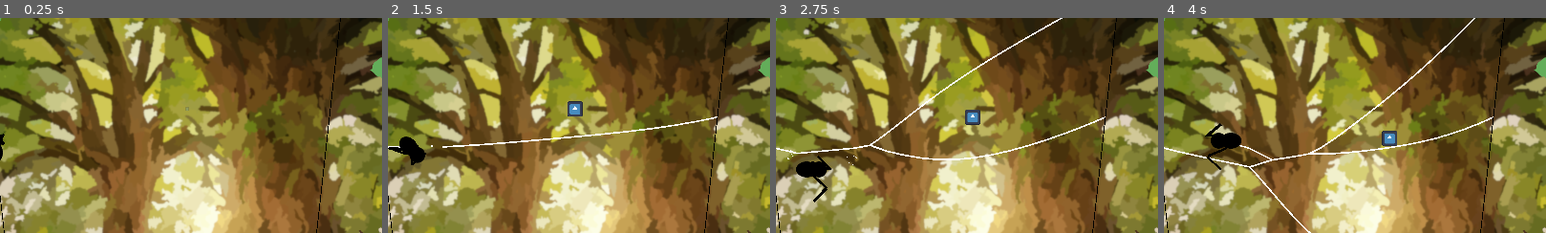
Above: before the commit, frames 1-4 (left to right).
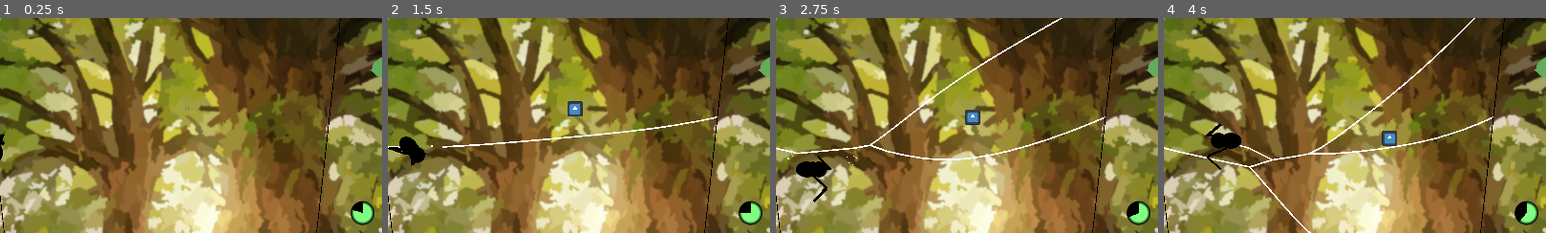
Above: after the commit, the same moments.

Repository: InRe-Dan/ld56
Game: Godot game, scene res://world/world.tscn
Same seed, same stepped clock (60 frames per second), same inputs: the game is played once before the commit and once after it. The engine's default icon, where the game draws it, is replaced by a stand-in: a white triangle on a blue panel in a dark square.
Inputs (mouse positions are % of the whole screen's width and height, from its top left):
- Up to frame 1 (0.25 s): no input
- Up to frame 2 (1.5 s): tap Enter at 0.5 s; move the mouse to (72, 45) at 0.52 s; press the mouse at (72, 45) at 0.53 s; hold D (move_right) 0.53-1.28 s; move the mouse to (30, 55) at 1.27 s; release the mouse at (30, 55) at 1.28 s; hold S (move_down) from 1.28 s (still down); right-click (30, 55) at 1.35 s
- Up to frame 3 (2.75 s): click (30, 55) at 1.55 s; move the mouse to (60, 28) at 2.02 s; release S (move_down) at 2.03 s; press the mouse at (60, 28) at 2.03 s; hold D (move_right) from 2.03 s (still down)
- Up to frame 4 (4 s): move the mouse to (45, 70) at 2.77 s; release D (move_right) at 2.78 s; release the mouse at (45, 70) at 2.78 s; hold W (move_up) 2.78-3.53 s; click (45, 70) at 2.85 s; move the mouse to (80, 65) at 3.52 s; hold A (move_left) from 3.53 s (still down); hold Right mouse button (destroy_web) from 3.53 s (still down); click (80, 65) at 3.8 s
The pictures show only the part of the screen within x 29-79%, y 23-73%; the shares and areas given below are measured in that part.

The runs differ from the first frame. In frame 1, 0.6% of the frame differs, in the area x 91-98%, y 84-97%; in frame 2, 0.6%; in frame 3, 0.6%; in frame 4, 0.6%.

Commit message:
Energy economy

Diff:
--- a/insects/fly.gd
+++ b/insects/fly.gd
@@ -3,6 +3,7 @@
 @export var spin_speed : float = 0.4
 @export var acceleration : float = 40
 @export var max_speed : float = 100
+@export var energy_gain : float = 10
 
 var spawning : bool = true
 var velocity : Vector2
--- /dev/null
+++ b/menus/game_ui.gd
@@ -0,0 +1,13 @@
+@icon("res://assets/editor_icons/control/icon_event.png")
+extends Control
+
+@onready var spider : Spider = get_tree().get_first_node_in_group("spider")
+
+# Called when the node enters the scene tree for the first time.
+func _ready() -> void:
+	pass # Replace with function body.
+
+
+# Called every frame. 'delta' is the elapsed time since the previous frame.
+func _process(delta: float) -> void:
+	$TextureProgressBar.value = spider.energy
--- /dev/null
+++ b/menus/game_ui.tscn
@@ -0,0 +1,54 @@
+[gd_scene load_steps=9 format=3 uid="uid://523036m0xuf1"]
+
+[ext_resource type="Theme" uid="uid://cutyu3701iivq" path="res://resources/theme/purple.tres" id="1_eq5wu"]
+[ext_resource type="Script" path="res://menus/game_ui.gd" id="1_i8rq3"]
+
+[sub_resource type="Gradient" id="Gradient_uqv8m"]
+offsets = PackedFloat32Array(0, 0.645161, 0.680645)
+colors = PackedColorArray(0, 0, 0, 1, 0, 0, 0, 1, 0, 0, 0, 0)
+
+[sub_resource type="GradientTexture2D" id="GradientTexture2D_vif3w"]
+gradient = SubResource("Gradient_uqv8m")
+fill = 1
+fill_from = Vector2(0.5, 0.5)
+
+[sub_resource type="Gradient" id="Gradient_rjkvd"]
+offsets = PackedFloat32Array(0.483871, 0.645161, 0.680645)
+colors = PackedColorArray(0, 0, 0, 0, 0, 0, 0, 1, 0, 0, 0, 0)
+
+[sub_resource type="GradientTexture2D" id="GradientTexture2D_t8y6r"]
+gradient = SubResource("Gradient_rjkvd")
+fill = 1
+fill_from = Vector2(0.5, 0.5)
+
+[sub_resource type="Gradient" id="Gradient_6q31q"]
+offsets = PackedFloat32Array(0.645161, 0.680645)
+colors = PackedColorArray(0.5, 1, 0.5, 1, 0, 0, 0, 0)
+
+[sub_resource type="GradientTexture2D" id="GradientTexture2D_37tsx"]
+gradient = SubResource("Gradient_6q31q")
+fill = 1
+fill_from = Vector2(0.5, 0.5)
+
+[node name="GameUI" type="Control"]
+layout_mode = 3
+anchors_preset = 15
+anchor_right = 1.0
+anchor_bottom = 1.0
+grow_horizontal = 2
+grow_vertical = 2
+mouse_filter = 1
+theme = ExtResource("1_eq5wu")
+script = ExtResource("1_i8rq3")
+
+[node name="TextureProgressBar" type="TextureProgressBar" parent="."]
+layout_mode = 0
+offset_left = 1436.0
+offset_top = 705.0
+offset_right = 1500.0
+offset_bottom = 769.0
+step = 0.0
+fill_mode = 4
+texture_under = SubResource("GradientTexture2D_vif3w")
+texture_over = SubResource("GradientTexture2D_t8y6r")
+texture_progress = SubResource("GradientTexture2D_37tsx")
--- a/project.godot
+++ b/project.godot
@@ -46,6 +46,7 @@
 [global_group]
 
 web_factory=""
+spider="Player Character"
 
 [input]
 
--- a/spider/spider.gd
+++ b/spider/spider.gd
@@ -1,4 +1,14 @@
 class_name Spider extends RigidBody2D
+
+@export var energy_cap = 100
+@export var enery_drain_per_second = 0.5
+@export var web_cost = 3
+@onready var energy = energy_cap * 0.8:
+	set(x):
+		energy = clamp(x, 0, energy_cap)
+		if energy == 0:
+			# TODO
+			print("GAME OVER!!!")
 
 const damping: float = 4.0
 
@@ -36,6 +46,7 @@
 
 ## Called every physics frame
 func _physics_process(delta: float) -> void:
+	energy -= delta
 	# Get input vector
 	var input_vector = Vector2(Input.get_axis("move_left", "move_right"), Input.get_axis("move_up", "move_down")).normalized()
 	# Speed formula
@@ -112,12 +123,16 @@
 
 ## Fires a web at the current mouse position
 func shoot_web() -> void:
+	if energy < web_cost + 10:
+		print("Can't make a web! Too low on energy!")
+		return
 	web_cast.global_rotation = 0
 	var dir : Vector2 = global_position.direction_to(get_global_mouse_position())
 	web_cast.global_position = global_position + dir * 50
 	web_cast.target_position = dir * 5000
 	web_cast.force_raycast_update()
 	if web_cast.is_colliding():
+		energy -= web_cost
 		factory.create_web(global_position, web_cast.get_collision_point())
 
 
@@ -128,7 +143,9 @@
 
 
 func _on_mouth_area_entered(area: Area2D) -> void:
-	(area.get_parent() as Fly).kill($Mouth.global_position.direction_to(area.global_position))
+	var opp : Fly = area.get_parent()
+	energy += opp.energy_gain
+	opp.kill($Mouth.global_position.direction_to(area.global_position))
 
 func _on_web_indicator_timer_timeout() -> void:
 		$"../WebIndicator".visible = false
--- a/spider/spider.tscn
+++ b/spider/spider.tscn
@@ -59,7 +59,7 @@
 modifications/0 = SubResource("SkeletonModification2DTwoBoneIK_cpe7q")
 modifications/1 = SubResource("SkeletonModification2DTwoBoneIK_mgb5j")
 
-[node name="Spider" type="RigidBody2D"]
+[node name="Spider" type="RigidBody2D" groups=["spider"]]
 collision_mask = 0
 linear_damp = 4.0
 angular_damp = 1.0
--- a/world/world.tscn
+++ b/world/world.tscn
@@ -9,6 +9,7 @@
 [ext_resource type="PackedScene" uid="uid://dmyotpujac7a" path="res://insects/fly.tscn" id="5_lpks7"]
 [ext_resource type="Texture2D" uid="uid://dctbj2786bciq" path="res://assets/I am literally Picasso.png" id="6_lh8ic"]
 [ext_resource type="PackedScene" uid="uid://2kdgbkrdrcu7" path="res://insects/spawner/mob_spawner.tscn" id="7_8wlli"]
+[ext_resource type="PackedScene" uid="uid://523036m0xuf1" path="res://menus/game_ui.tscn" id="10_y58tq"]
 
 [sub_resource type="Curve" id="Curve_2coha"]
 _data = [Vector2(0, 0), 0.0, 0.0, 0, 0, Vector2(0.228881, 0.48638), 0.0, 0.0, 0, 0, Vector2(0.491438, 0.48638), 0.0, 0.0, 0, 0, Vector2(0.828196, 0.478405), 0.0, 0.0, 0, 0, Vector2(1, 1), 0.0, 0.0, 0, 0]
@@ -79,3 +80,7 @@
 position = Vector2(904, 310)
 scale = Vector2(3, 3)
 texture = ExtResource("6_lh8ic")
+
+[node name="UI" type="CanvasLayer" parent="."]
+
+[node name="GameUI" parent="UI" instance=ExtResource("10_y58tq")]
Not shown: 1 places in world/world.tscn that only renumber resources
